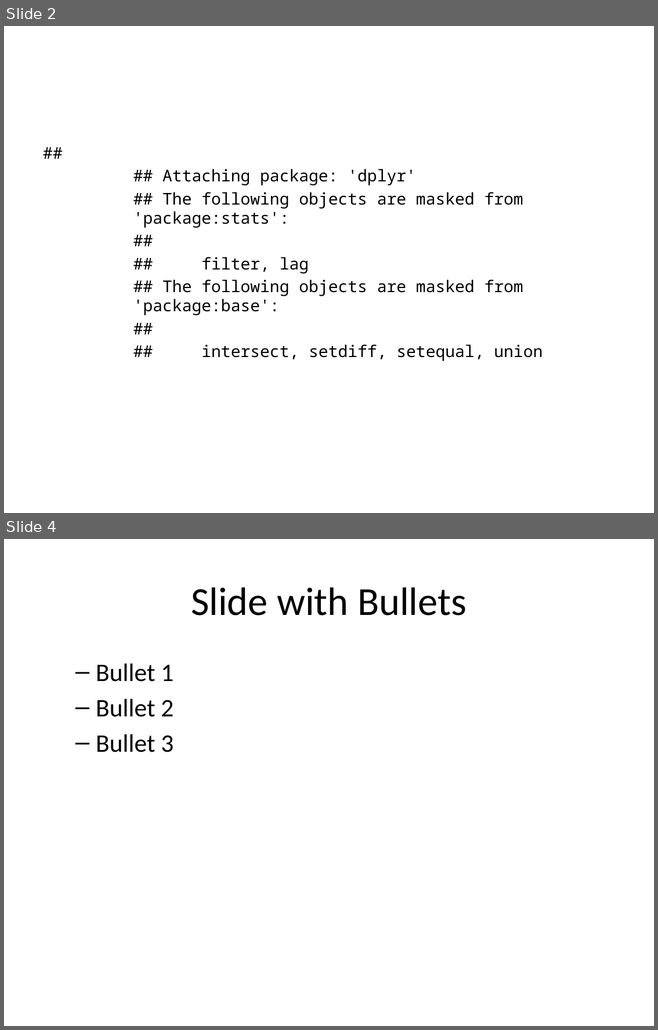
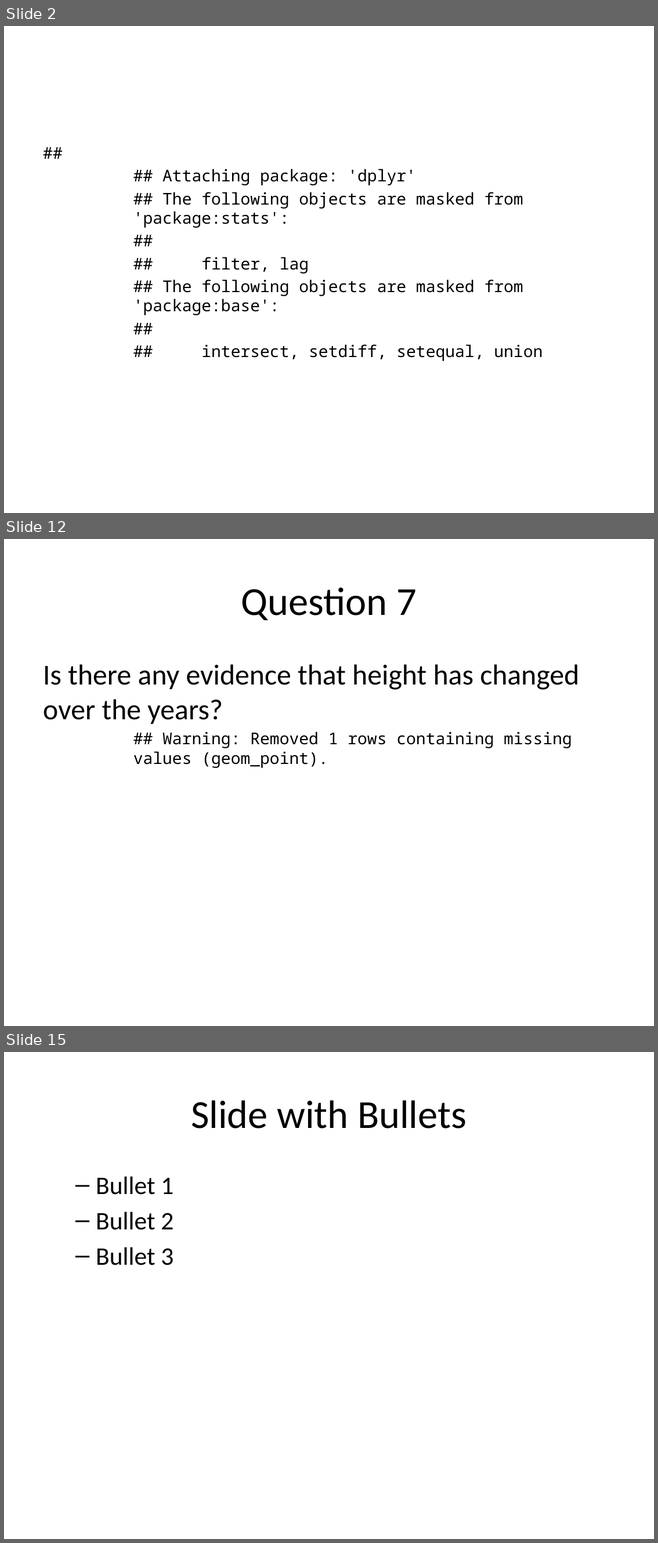
Before and after one commit to rmpalmer/MDS-6306-Doing-Data-Science-Fall-2019, a slide deck: Unit 2/Richard_Palmer_LiveSession_2.pptx. Shown one above the other, each under a label of ours: slides 2 and 4 before the commit, slides 2, 12 and 15 after it; the slides between them are not shown. The pictures are 658x1030 and 658x1543 pixels, drawn with LibreOffice and Linux fonts; fonts in the diff are those of the drawing. Boxes give left, top, right and bottom in pixels: in the first picture for what was removed or moved away, otherwise in the second. Text is boxed around its words. In the diff, an @@ line names an element or a change of style, - is before the commit and + after.

Commit message:
mostly working through question 7

```diff
--- a/Unit 2/Richard_Palmer_LiveSession_2.pptx
+++ b/Unit 2/Richard_Palmer_LiveSession_2.pptx
@@ slide 12 added at (x1=4, y1=539, x2=654, y2=1026), background #FFFFFF @@
@@ title added at (x1=241, y1=587, x2=416, y2=620), 44 pt, text #000000 @@
+Question 7
@@ text added at (x1=43, y1=664, x2=579, y2=768), 18 pt, text #000000 @@
+Is there any evidence that height has changed over the years?
+## Warning: Removed 1 rows containing missing values (geom_point).
@@ what was slide 4 is now slide 15 @@
```
Also in this commit, not shown: 11 other slides added, 1 slide removed, 1 other file.
